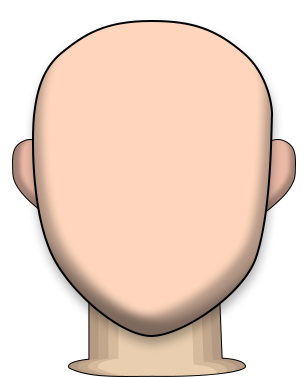
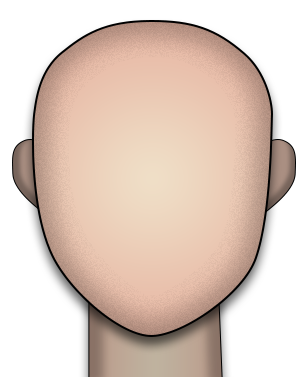
Comparing the layer stacks of the two w=306, h=377 images. Changes:
painted on "Shape 1" over bbox(255, 67, 269, 182)
painted on "Shape 3" over bbox(68, 266, 246, 377)
painted on "Shape 2" over bbox(246, 140, 295, 215)
painted on "Shape 2 copy" over bbox(13, 140, 62, 215)
